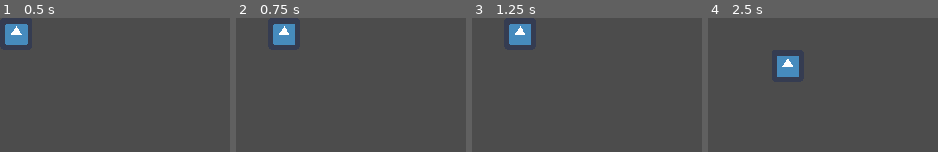
Above: before the commit, frames 1-4 (left to right).
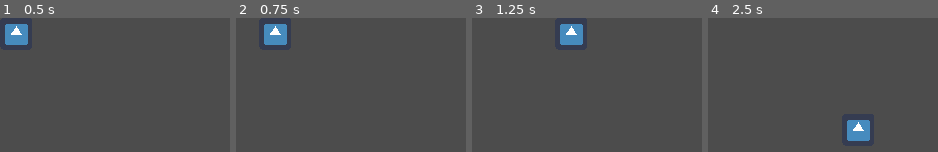
Above: after the commit, the same moments.

Repository: evanmielak/pokemon-2
Game: Godot game, scene res://Scenes/Levels/Map.tscn
The game is run twice, just before and just after one commit, with the same random seed, the same clock (stepped at 60 frames per second) and the same inputs. The engine's default icon, where the game draws it, is replaced by a stand-in: a white triangle on a blue panel in a dark square.
Inputs:
- Up to frame 1 (0.5 s): no input
- Up to frame 2 (0.75 s): tap Enter at 0.5 s; hold Right (ui_right) from 0.53 s (still down)
- Up to frame 3 (1.25 s): keep holding Right (ui_right)
- Up to frame 4 (2.5 s): release Right (ui_right) at 1.28 s; hold Down (ui_down) 1.28-2.03 s; hold Right (ui_right) from 2.03 s (still down)

Frame 1 is identical in both runs. In frame 2, 1.4% of the frame differs, in the area x 12-26%, y 4-21%; in frame 3, 3.0%; in frame 4, 3.1%, in the area x 30-71%, y 28-92%.

Commit message:
Fixed Movement, Smother and can be Held

Diff:
--- a/pokemon-2/Scripts/Player.gd
+++ b/pokemon-2/Scripts/Player.gd
@@ -22,16 +22,16 @@
 
 func player_input():
 	if input_direction.y == 0:
-		input_direction.x = int(Input.is_action_just_pressed("ui_right")) - int(Input.is_action_just_pressed("ui_left"))
+		input_direction.x = int(Input.is_action_pressed("ui_right")) - int(Input.is_action_pressed("ui_left"))
 	if input_direction.x == 0:
-		input_direction.y = int(Input.is_action_just_pressed("ui_down")) - int(Input.is_action_just_pressed("ui_up"))
+		input_direction.y = int(Input.is_action_pressed("ui_down")) - int(Input.is_action_pressed("ui_up"))
 
 	if input_direction != Vector2.ZERO:
 		inital_position = position
 		is_moving = true
 
 func move(delta):
-	percent_moved_to_next_tile += walk_speed + delta
+	percent_moved_to_next_tile += walk_speed * delta
 	if percent_moved_to_next_tile >= 1.0:
 		position = inital_position + (tile_size * input_direction)
 		percent_moved_to_next_tile = 0.0
